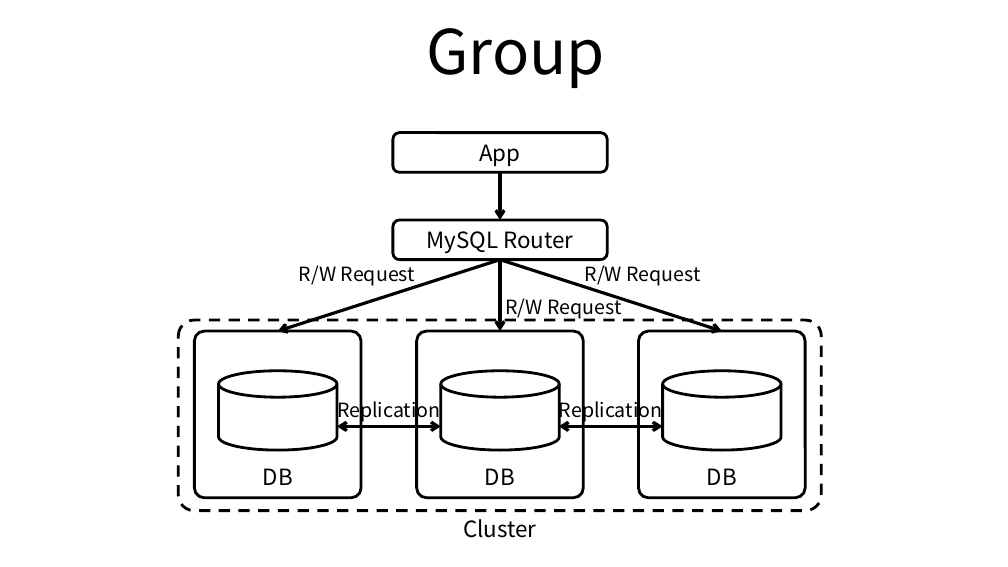
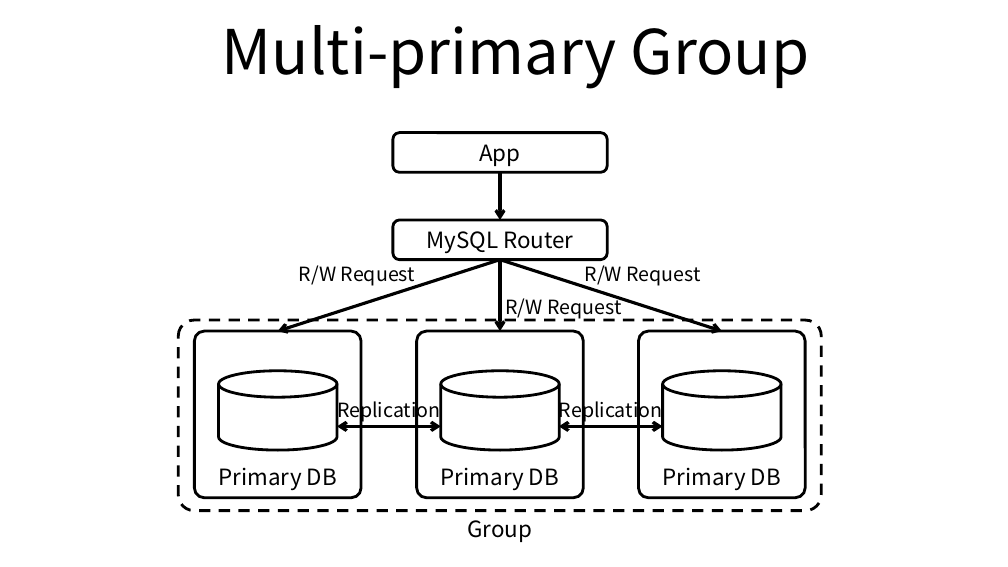
Before and after one commit to ssup2/blog-old, a slide deck: slide 3 of images/theory_analysis/MySQL_Replication_Cluster/MySQL_Replication.pptx (slide 2 before the commit). Drawn at 1008x567 pixels with LibreOffice and Linux fonts; fonts in the diff are those of the drawing. Boxes give left, top, right and bottom in pixels: in the first picture for what was removed or moved away, otherwise in the second. Text is boxed around its words. In the diff, an @@ line names an element or a change of style, - is before the commit and + after.

```diff
--- a/images/theory_analysis/MySQL_Replication_Cluster/MySQL_Replication.pptx
+++ b/images/theory_analysis/MySQL_Replication_Cluster/MySQL_Replication.pptx
@@ title at (222,25,810,89): text changed @@
-Group
+Multi-primary Group
@@ text in rounded rectangle at (219,467,337,490): text changed @@
-DB
+Primary DB
@@ text in rounded rectangle at (441,467,559,490): text changed @@
-DB
+Primary DB
@@ text in rounded rectangle at (663,467,781,490): text changed @@
-DB
+Primary DB
@@ text at (468,520,533,542): text changed @@
-Cluster
+Group
```
Also in this commit, not shown: 2 other slides changed, 1 slide added, 6 other files.
